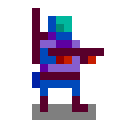
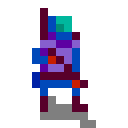
Layered file, before and after one edit (128 x 128). Changes by layer:
showed group "se" (2 layers) over <box>32,8,96,128</box>
renamed "forward" to "e", hid the group it (2 layers) over <box>32,8,104,120</box>
